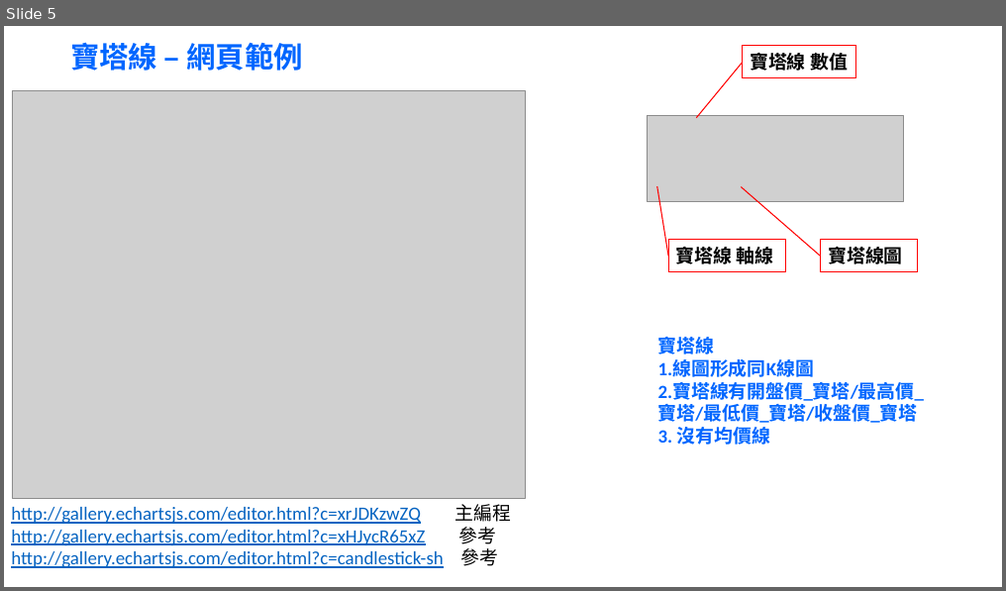
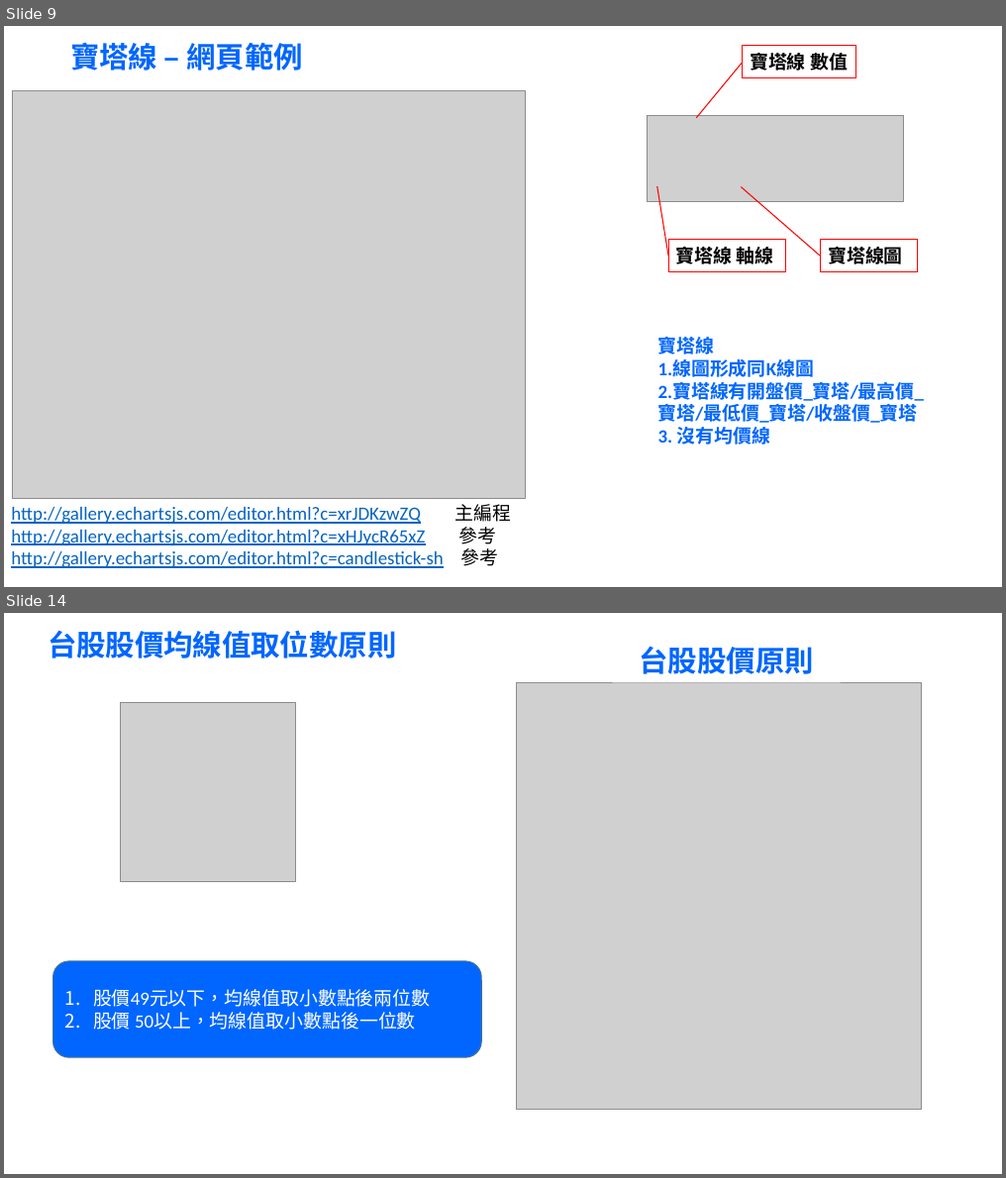
Before and after one commit to zhaoxunyong/stock-webapp.bak, a slide deck: docs/曲線圖形範例---網站範例.pptx. Shown one above the other, each under a label of ours: slide 5 before the commit, slides 9 and 14 after it; the slides between them are not shown. The pictures are 1006x591 and 1006x1178 pixels, drawn with LibreOffice and Linux fonts; fonts in the diff are those of the drawing; grey boxes stand for pictures. Boxes give left, top, right and bottom in pixels: in the first picture for what was removed or moved away, otherwise in the second. Text is boxed around its words. In the diff, an @@ line names an element or a change of style, - is before the commit and + after.

```diff
--- a/docs/曲線圖形範例---網站範例.pptx
+++ b/docs/曲線圖形範例---網站範例.pptx
@@ slide 14 added at [4,613,1002,1174], background #FFFFFF @@
@@ text added at [48,630,396,659], 28 pt, text #0066FF, bold @@
+台股股價均線值取位數原則
@@ rectangle added at [613,638,841,682], fill #FFFFFF, 28 pt, text #0066FF, bold @@
+台股股價原則
@@ picture added at [516,682,922,1110] @@
@@ picture added at [121,702,295,882] @@
@@ rounded rectangle added at [54,961,481,1059], fill #0066FF, outline #43739E 1 pt, 18 pt, text #FFFFFF @@
+1. 股價49元以下，均線值取小數點後兩位數
+2. 股價 50以上，均線值取小數點後一位數
@@ what was slide 5 is now slide 9 @@
```
Also in this commit, not shown: 9 other slides added, 1 slide removed, 3 other files.
